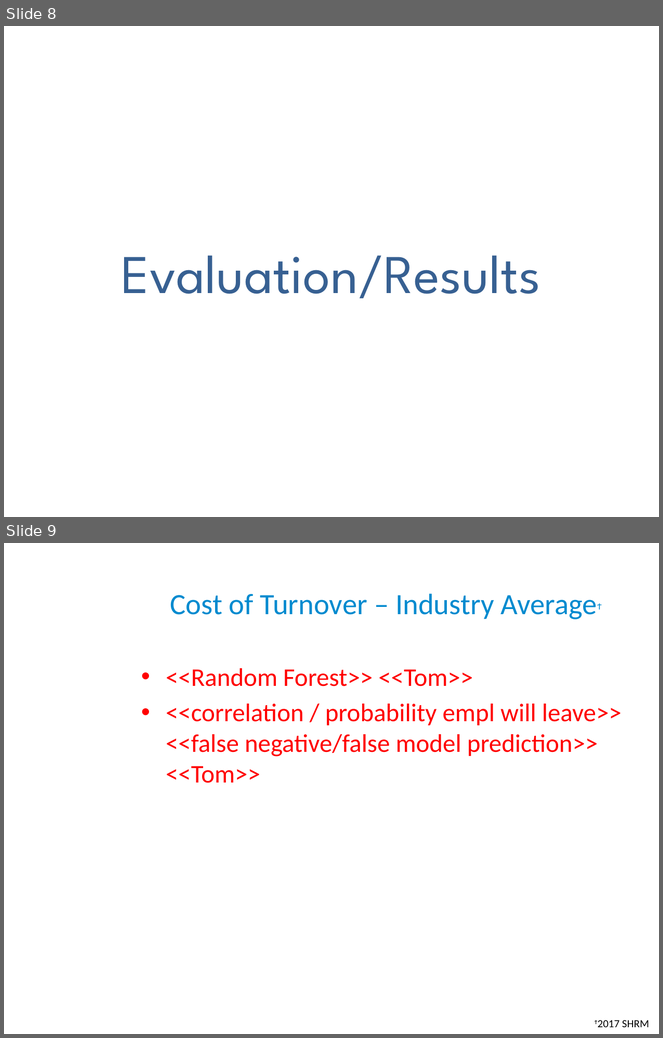
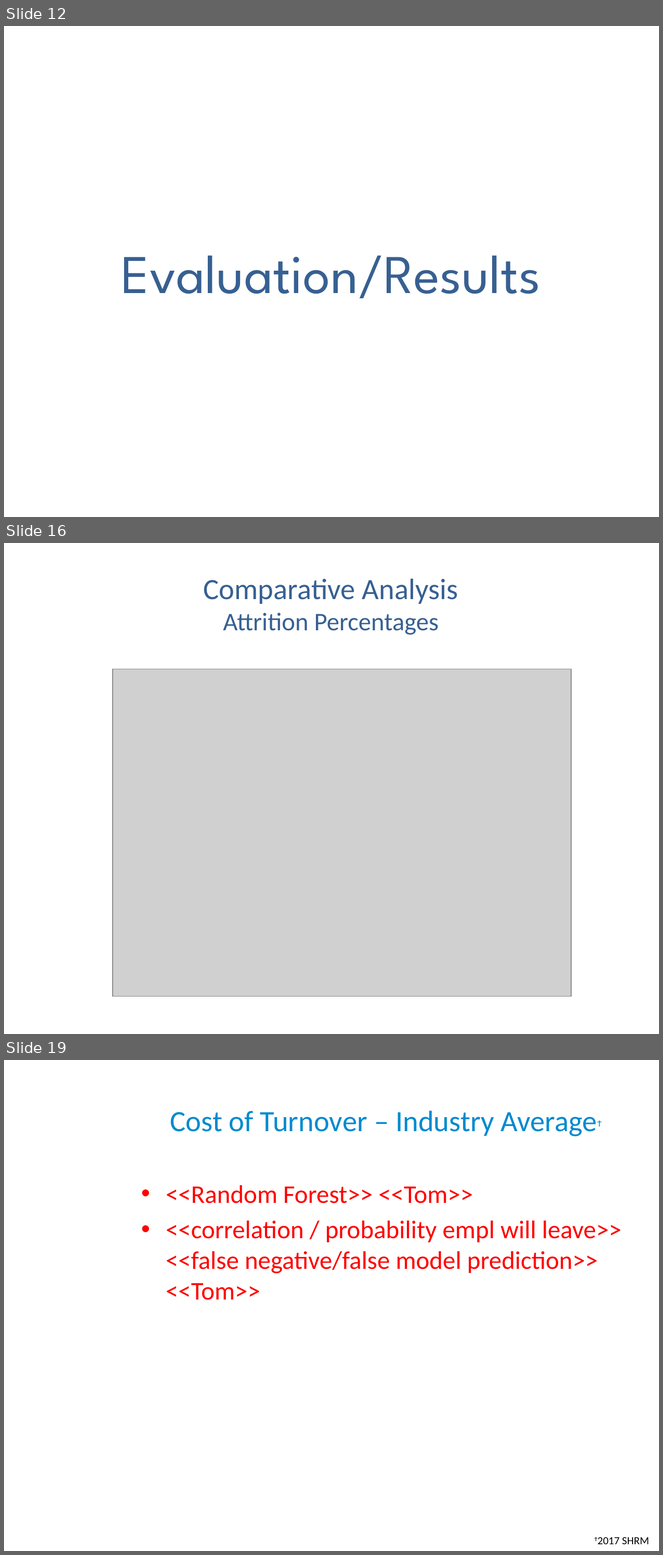
Before and after one commit to anguyen-07/DDS6306_CaseStudy02, a slide deck: DDSAnalytics_CaseStudy2_Updated.pptx. Shown one above the other, each under a label of ours: slides 8 and 9 before the commit, slides 12, 16 and 19 after it; the slides between them are not shown. The pictures are 663x1038 and 663x1555 pixels, drawn with LibreOffice and Linux fonts; fonts in the diff are those of the drawing; grey boxes stand for pictures; background and template pictures are left out. Boxes give left, top, right and bottom in pixels: in the first picture for what was removed or moved away, otherwise in the second. Text is boxed around its words. In the diff, an @@ line names an element or a change of style, - is before the commit and + after.

Commit message:
MASTER POWERPOINT PRESENTATION -- updated with percentage graphs and correlation plot

```diff
--- a/DDSAnalytics_CaseStudy2_Updated.pptx
+++ b/DDSAnalytics_CaseStudy2_Updated.pptx
@@ slide 16 added at (4, 543, 659, 1034), background picture (left out) @@
@@ title added at (204, 578, 458, 635), 27.9 pt, text #376092 @@
+Comparative Analysis
+Attrition Percentages
@@ picture added at (113, 669, 571, 996) @@
@@ what was slide 8 is now slide 12 @@
@@ what was slide 9 is now slide 19 @@
```
Also in this commit, not shown: 9 other slides added, 1 other file.
